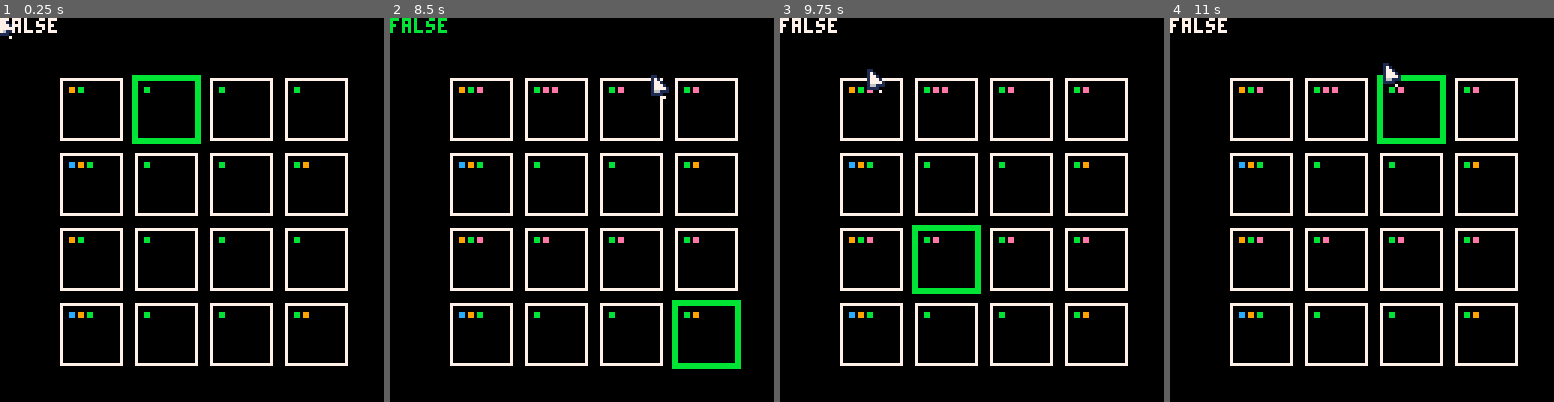
Above: before the commit, frames 1-4 (left to right).
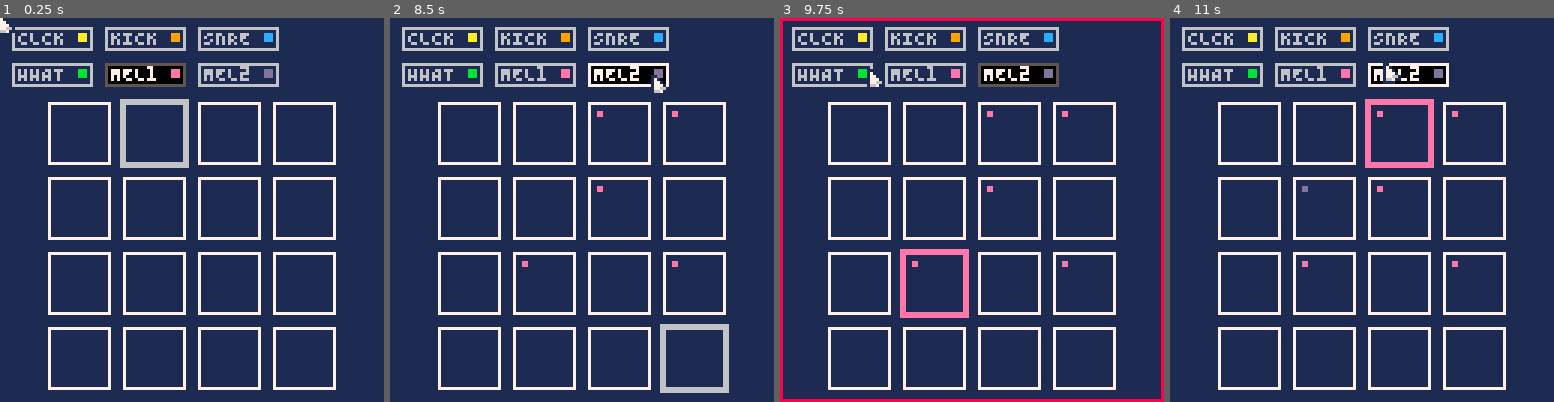
Above: after the commit, the same moments.

Repository: stephanvdwoerd/carts
Game: PICO-8 cartridge metronome.p8
The game is run twice, just before and just after one commit, with the same random seed, the same clock (stepped at 60 frames per second) and the same inputs.
Inputs (mouse positions are in pixels of both pictures, inside the frame that each line leads up to):
- Up to frame 1 (0.25 s): no input
- Up to frame 2 (8.5 s): tap X (X key) at 0.33, 1.07, 1.85, 2.97, 4.08, 5.2, 6.32, 7.43 s; click (670, 121) at 0.67 s; tap O (Z key) at 0.7, 1.7, 2.1, 2.5, 2.9, 3.3, 3.7, 4.1, 4.5, 4.9, 5.3, 5.7, 6.1, 6.5, 6.9, 7.3, 7.7, 8.1 s; click (436, 267) at 1.22 s; click (497, 114) at 1.77 s; click (562, 259) at 2.32 s; click (624, 106) at 2.87 s; click (685, 256) at 3.42 s; click (451, 102) at 3.97 s; click (512, 248) at 4.52 s; click (574, 94) at 5.07 s; click (639, 244) at 5.62 s; click (701, 90) at 6.17 s; click (466, 236) at 6.72 s; click (528, 83) at 7.27 s; click (589, 229) at 7.82 s; click (654, 79) at 8.37 s
- Up to frame 3 (9.75 s): tap O (Z key) every 0.4 s from 8.5 to 9.7 s; tap X (X key) at 8.55, 9.67 s; click (1106, 225) at 8.92 s; click (868, 71) at 9.47 s
- Up to frame 4 (11 s): click (1323, 217) at 10.02 s; tap O (Z key) at 10.1, 10.5, 10.9 s; click (1385, 64) at 10.57 s; tap X (X key) at 10.78 s

The runs differ from the first frame. In frame 1, 99% of the frame differs, in the area x 0-100%, y 0-100%; in frame 2, 99%; in frame 3, 99%; in frame 4, 99%.

Commit message:
Update metronome.p8

Diff:
--- a/metronome.p8
+++ b/metronome.p8
@@ -5,11 +5,19 @@
 	c4=1
 	c16 = 1
 	c64=1
+	samples={
+		{name="CLCK",c=10},
+		{name="KICK",c=9},
+		{name="SNRE",c=12},
+		{name="HHAT",c=11},
+		{name="MEL1",c=14},
+		{name="MEL2",c=13},
+	}
 	notes={
-	{{2,4},{4},{4},{4}},
-	{{3,2,4},{4},{4},{4,2}},
-	{{2,4},{4},{4},{4}},
-	{{3,2,4},{4},{4},{4,2}}
+	{{},{},{},{}},
+	{{},{},{},{}},
+	{{},{},{},{}},
+	{{},{},{},{}}
 	}
 
 	mouse={
@@ -21,6 +29,7 @@
 	selectednote = 5
 	poke(0x5F2D, 1)
 	metroon=false
+	delmode = false
 end
 
 function _update()
@@ -65,27 +74,86 @@
 	if btnp(❎)   then
 		metroon = not metroon
 	end
+	if btn(🅾️)   then
+		delmode = true
+	else
+		delmode = false
+	end
+
+
+
 end
 
 
 function _draw()
-	cls()
-	drawgrid(20,20,5,20,20)
+	cls(1)
+	drawgrid(16,28,5,20,20)
+
+	--print(mouse.ispressed)
+	drawbuttons(4,3,5,26,7)
 	spr(0,mouse.x-1,mouse.y-1)
-	print(mouse.ispressed)
-
-end
-
-function drawbuttons(x,y,w,h)
-
-
+	if delmode then
+		rect(0,0,127,127,8)
+	end
+end
+
+function drawbuttons(x,y,space,w,h)
+	for i ,b in pairs(samples) do
+		local x0 = 0
+		local y0 = 0
+		local x1 = 0
+		local y1 = 0
+
+		if   i == 1 then
+			x0 = x
+			y0 = y
+			x1 = x + w
+			y1 = y + h
+		elseif i > 1 and i <4 then
+			x0 = x + (w + space)*(i-1)
+			y0 = y
+			x1 = x + (w + space)*(i-1)+w
+			y1 = y + h
+		elseif i > 3 then
+			x0 = x+ (w + space)*(i-1-3)
+			y0 = y+ (h + space)
+			x1 = x+ (w + space)*(i-1-3)+w
+			y1 = y+ (h + space)+h
+		end
+		local ishovering = false
+
+		local bc=6
+		local tc=6
+		if i == selectednote then
+			rectfill(x0,y0,x1,y1,0)
+			tc=7
+			bc=5
+		end
+
+		if mouse.x > x0 and mouse.x< x1 and mouse.y > y0 and mouse.y< y1 then
+			ishovering= true
+			--rectfill(x0,y0,x1,y1,5)
+			bc=7
+			tc=7
+			if mouse.ispressed == true and mouse.hasclicked == false then
+				selectednote = i
+				mouse.hasclicked = true
+				rectfill(x0,y0,x1,y1,7)
+			end
+		end
+
+		rect(x0,y0,x1,y1,bc)
+		rectfill(x1-2,y0+2,x1-4,y0+4,samples[i].c)
+		print(samples[i].name,x0+2,y0+1,tc)
+
+	end
 
 end
 
 
 --w is with of each block
 --h is height off each block
-function drawgrid(x1,y1,space,w,h)
+function drawgrid(x,y,space,w,h)
 	for i ,n in pairs(notes) do
 		for ii, s in pairs(notes[i]) do
 			local c =
@@ -95,36 +163,46 @@
 			local x1 = 0
 			local y1 = 0
 			if ii  == 1 then
-				x0 = w
-				y0 = h + (h + space)*(i-1)
-				x1 = w + w
-				y1 = h + (h + space)*(i-1)+h
+				x0 = x
+				y0 = y + (h + space)*(i-1)
+				x1 = x + w
+				y1 = y + (h + space)*(i-1)+h
 
 
 			elseif ii > 1 then
 
-				x0 = w + (w + space)*(ii-1)
-				y0 = h + (h + space)*(i-1)
-				x1 = w + (w + space)*(ii-1)+w
-				y1 = h + (h + space)*(i-1)+h
+				x0 = x+ (w + space)*(ii-1)
+				y0 = y+ (h + space)*(i-1)
+				x1 = x+ (w + space)*(ii-1)+w
+				y1 = y+ (h + space)*(i-1)+h
 
 			end
 			local ishovering = false
+
 
 			if mouse.x > x0 and mouse.x< x1 and mouse.y > y0 and mouse.y< y1 then
 				ishovering= true
 				rectfill(x0,y0,x1,y1,5)
-				if mouse.ispressed == true and mouse.hasclicked == false and #notes[i][ii]<4 then
+				if mouse.ispressed == true and mouse.hasclicked == false   then
+					if delmode == true then
+						del(notes[i][ii],notes[i][ii][#notes[i][ii]])
+					elseif #notes[i][ii]<4 then
 					add(notes[i][ii],selectednote)
+
+					rectfill(x0,y0,x1,y1,6)
+					end
 					mouse.hasclicked = true
 				end
 			end
 
 
 
+
 			for iii, t in pairs(notes[i][ii]) do
 				if notes[i][ii][iii] != nil then
 
+					c[iii]= samples[notes[i][ii][iii]].c
+					--[[
 					if notes[i][ii][iii] == 4 then
 						c[iii] = 11
 					elseif notes[i][ii][iii] == 2 then
@@ -137,6 +215,7 @@
 					elseif notes[i][ii][iii] == 5 then
 						c[iii] = 14
 					end
+					--]]
 					rectfill(x0+3+3*(iii-1),y0+3,x0+4+3*(iii-1),y0+4,c[iii] )
 				end
 			end
@@ -160,16 +239,16 @@
 17100000000000000000000000000000000000000000000000000000000000000000000000000000000000000000000000000000000000000000000000000000
 17710000000000000000000000000000000000000000000000000000000000000000000000000000000000000000000000000000000000000000000000000000
 17771000000000000000000000000000000000000000000000000000000000000000000000000000000000000000000000000000000000000000000000000000
-17777100000000000000000000000000000000000000000000000000000000000000000000000000000000000000000000000000000000000000000000000000
-16611100000000000000000000000000000000000000000000000000000000000000000000000000000000000000000000000000000000000000000000000000
+17766100000000000000000000000000000000000000000000000000000000000000000000000000000000000000000000000000000000000000000000000000
+16671100000000000000000000000000000000000000000000000000000000000000000000000000000000000000000000000000000000000000000000000000
 11110000000000000000000000000000000000000000000000000000000000000000000000000000000000000000000000000000000000000000000000000000
-00007000000000000000000000000000000000000000000000000000000000000000000000000000000000000000000000000000000000000000000000000000
-…(9 lines of a section not shown)…
+…(10 lines of a section not shown)…
Not shown, changed: the sound effects (__sfx__) section of metronome.p8
